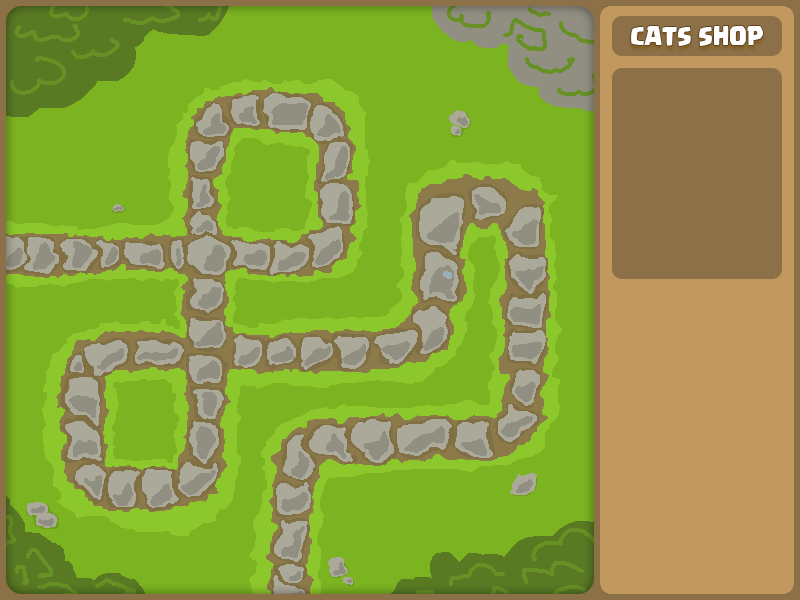
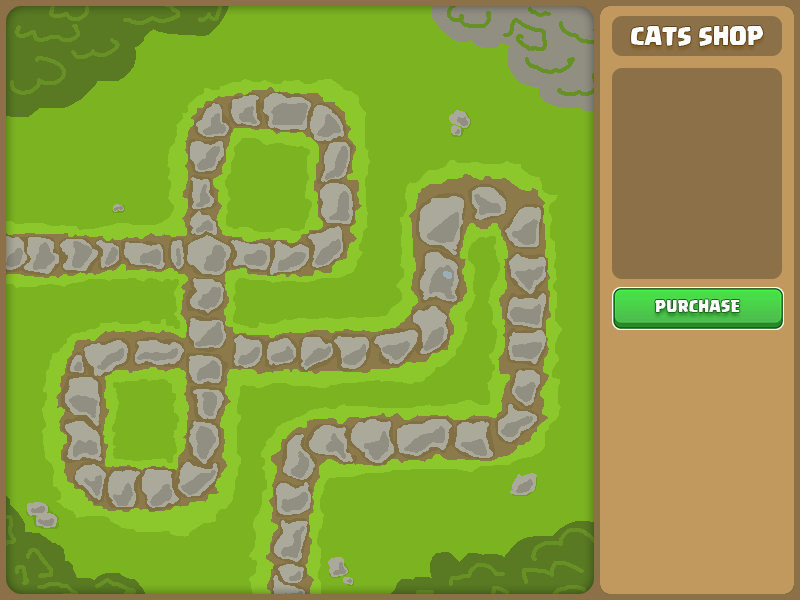
Two versions of the same layered image (800x600). Layer-by-layer changes:
added group "Purchase Buttom" with 2 layers above "Shop Item" over [612, 287, 784, 330]
added layer "purchase_button_off" in group "Purchase Buttom" over [612, 287, 784, 330]
added layer "purchase_button_on" in group "Purchase Buttom" over [612, 291, 784, 330]
